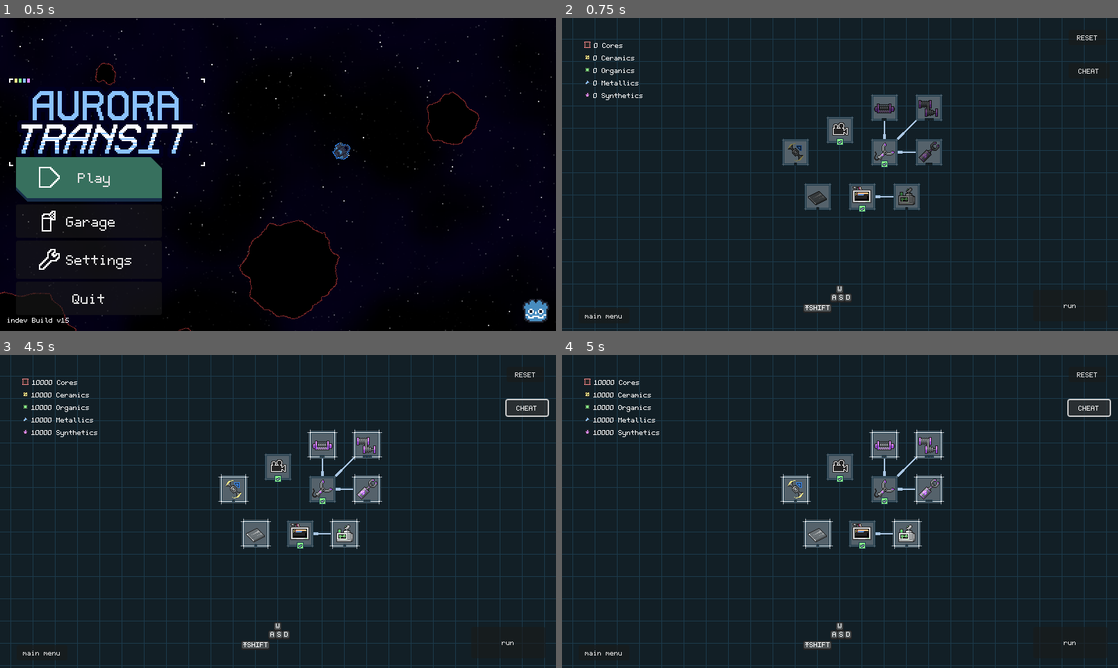
Above: before the commit, frames 1-4 (two rows, left to right).
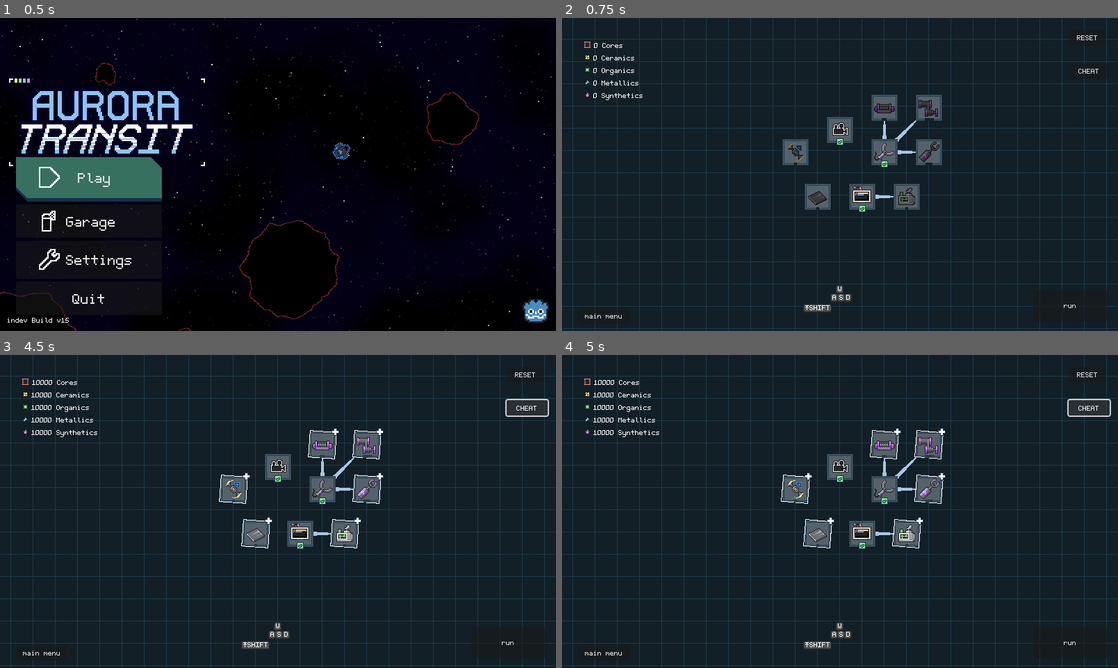
Above: after the commit, the same moments.

Repository: A5TR0spud/asterdrift_redshift
Game: Godot game, scene res://Scenes/Menus/main_menu.tscn
The game is run twice, just before and just after one commit, with the same random seed, the same clock (stepped at 60 frames per second) and the same inputs.
Inputs:
- Up to frame 1 (0.5 s): no input
- Up to frame 2 (0.75 s): click "Play" at 0.5 s
- Up to frame 3 (4.5 s): click "RESET" at 1.25 s; click "run" at 2 s; click "terminate run" at 2.75 s; click "Return To Hangar" at 3.5 s; click "CHEAT" at 4.25 s
- Up to frame 4 (5 s): no input

Frame 1 is identical in both runs. In frame 2, less than 0.1% of the frame differs, in the area x 39-69%, y 24-62%; in frame 3, 0.7%, in the area x 39-69%, y 23-63%; in frame 4, 0.7%.

Commit message:
IsAvailable, BERTHA Visuals

Diff:
--- a/Scenes/Hangar/UpgradeIcon/is_available_icon.gd
+++ b/Scenes/Hangar/UpgradeIcon/is_available_icon.gd
@@ -8,6 +8,6 @@
 
 func _process(delta):
 	time += delta
-	rotation_degrees = 1 * sin(time * 1.0)
+	rotation_degrees = 5.0 * sin(time * 1.0)
 	scale.x = 0.9825 + 0.05 * cos(time * 0.5)
 	scale.y = 0.9825 + 0.05 * cos(time * 0.5)
--- a/Scenes/Hangar/UpgradeIcon/upgrade.tscn
+++ b/Scenes/Hangar/UpgradeIcon/upgrade.tscn
@@ -6,9 +6,11 @@
 [ext_resource type="Texture2D" uid="uid://cva52tx1dsqss" path="res://Assets/Hangar/Upgrades/Meta/AvailableIcon.png" id="3_yu8kn"]
 [ext_resource type="PackedScene" uid="uid://dl5fg1ej0bimi" path="res://Scenes/Utilities/ResourceScore/resource_counter.tscn" id="5_g1xj2"]
 [ext_resource type="Texture2D" uid="uid://b7jakho75cv5" path="res://Assets/Hangar/Upgrades/Meta/BackgroundFrame.png" id="5_hjdey"]
+[ext_resource type="Texture2D" uid="uid://t2dy8guaquev" path="res://Assets/Hangar/Upgrades/Meta/AvailableOverlay.png" id="8_biqq0"]
 [ext_resource type="Texture2D" uid="uid://c2yjrmcysqnsd" path="res://Assets/Hangar/Upgrades/Meta/Background.png" id="8_djbwo"]
 [ext_resource type="Script" path="res://Statics/Materials.gd" id="8_nu5sk"]
 [ext_resource type="Texture2D" uid="uid://6tvchvpt787c" path="res://Assets/Hangar/Upgrades/Meta/BooleanIconFalse.png" id="8_wx1m0"]
+[ext_resource type="Script" path="res://Scenes/Hangar/UpgradeIcon/is_available_icon.gd" id="9_oe046"]
 [ext_resource type="FontFile" uid="uid://bj06oub24ay2o" path="res://Assets/Font/Aster.ttf" id="10_sd7c2"]
 
 [sub_resource type="Resource" id="Resource_0h8lx"]
@@ -87,6 +89,7 @@
 
 [sub_resource type="LabelSettings" id="LabelSettings_uohsn"]
 font = ExtResource("10_sd7c2")
+font_color = Color(1, 0.7, 0.7, 1)
 
 [sub_resource type="StyleBoxFlat" id="StyleBoxFlat_1jsna"]
 bg_color = Color(0.109804, 0.227451, 0.294118, 1)
@@ -104,7 +107,7 @@
 font = ExtResource("10_sd7c2")
 
 [sub_resource type="Curve" id="Curve_76xhg"]
-_data = [Vector2(0, 0), 0.0, 1.0, 0, 1, Vector2(1, 1), 1.0, 0.0, 1, 0]
+_data = [Vector2(0, 0), 0.0, 1.0, 0, 1, Vector2(1, 1), 1.0, nan, 1, 1]
 point_count = 2
 
 [node name="Upgrade" type="Node2D"]
@@ -140,8 +143,14 @@
 theme_override_styles/normal = SubResource("StyleBoxEmpty_6hn16")
 
 [node name="IsAvailableIcon" type="Sprite2D" parent="MainIcon"]
-visible = false
 texture = ExtResource("3_yu8kn")
+
+[node name="IsAvailableOverlay" type="Sprite2D" parent="MainIcon/IsAvailableIcon"]
+z_index = -1
+rotation = -0.0140311
+scale = Vector2(1.03234, 1.03234)
+texture = ExtResource("8_biqq0")
+script = ExtResource("9_oe046")
 
 [node name="BooleanIcon" type="Sprite2D" parent="MainIcon"]
 visible = false
@@ -231,12 +240,11 @@
 SHOW_TEXT = false
 
 [node name="ParentLine" type="Line2D" parent="."]
-visible = false
 show_behind_parent = true
 z_index = -5
 z_as_relative = false
 points = PackedVector2Array(0, 0, 64, 64)
-width = 5.0
+width = 8.0
 width_curve = SubResource("Curve_76xhg")
 default_color = Color(0.666, 0.777, 0.888, 1)
 joint_mode = 2
--- a/Scenes/Hangar/hangar.tscn
+++ b/Scenes/Hangar/hangar.tscn
@@ -421,9 +421,9 @@
 [sub_resource type="Resource" id="Resource_qbfjt"]
 resource_local_to_scene = true
 script = ExtResource("4_fiej8")
-Metals = 10
-Ceramics = 0
-Synthetics = 30
+Metals = 16
+Ceramics = 0
+Synthetics = 40
 Organics = 0
 Components = 0
 
@@ -432,7 +432,7 @@
 script = ExtResource("4_fiej8")
 Metals = 0
 Ceramics = 0
-Synthetics = 40
+Synthetics = 58
 Organics = 20
 Components = 0
 
@@ -1242,7 +1242,7 @@
 Cost = SubResource("Resource_bjsy7")
 
 [node name="Magnet" parent="Camera2D/TechTree/TopRight" node_paths=PackedStringArray("PARENT_UPGRADE") instance=ExtResource("4_r883k")]
-position = Vector2(176, -160)
+position = Vector2(192, -160)
 NAME = "Electromagnet"
 DESCRIPTION = "The ship now has an electromagnet that attempts to
 attract resources and repel asteroids.
@@ -1258,7 +1258,7 @@
 Cost = SubResource("Resource_w1q67")
 
 [node name="StasisBay" parent="Camera2D/TechTree/TopRight" node_paths=PackedStringArray("PARENT_UPGRADE") instance=ExtResource("4_r883k")]
-position = Vector2(176, -224)
+position = Vector2(160, -224)
 NAME = "Stasis Bay"
 DESCRIPTION = "Applies a constant stabilizing force to
 resources in range.
@@ -1270,7 +1270,7 @@
 Cost = SubResource("Resource_d7mx3")
 
 [node name="TractorBay" parent="Camera2D/TechTree/TopRight" node_paths=PackedStringArray("PARENT_UPGRADE") instance=ExtResource("4_r883k")]
-position = Vector2(208, -288)
+position = Vector2(160, -288)
 NAME = "Tractor Bay"
 DESCRIPTION = "All resources in the stasis bay are attracted
 inward.
@@ -1294,7 +1294,7 @@
 Cost = SubResource("Resource_yighi")
 
 [node name="TractorNeedle" parent="Camera2D/TechTree/TopRight" node_paths=PackedStringArray("PARENT_UPGRADE") instance=ExtResource("4_r883k")]
-position = Vector2(96, -224)
+position = Vector2(64, -224)
 NAME = "Attractor Beam"
 DESCRIPTION = "The needle laser can now target and attract resources,
 but is only half as effective at pushing away asteroids.
@@ -1306,7 +1306,7 @@
 Cost = SubResource("Resource_lfgh2")
 
 [node name="TractorBeam" parent="Camera2D/TechTree/TopRight" node_paths=PackedStringArray("PARENT_UPGRADE") instance=ExtResource("4_r883k")]
-position = Vector2(128, -288)
+position = Vector2(64, -288)
 NAME = "Juniper Beam"
 DESCRIPTION = "The needle laser applies a resistance to
 avoid gravity-assisting resources.
@@ -1318,7 +1318,7 @@
 Cost = SubResource("Resource_fd43s")
 
 [node name="BiggerCoils" parent="Camera2D/TechTree/TopRight" node_paths=PackedStringArray("PARENT_UPGRADE") instance=ExtResource("4_r883k")]
-position = Vector2(240, -176)
+position = Vector2(256, -160)
 NAME = "Bigger Coils"
 DESCRIPTION = "Increases range by +1 unit."
 INTERNAL_NAME = "BiggerCoil"
@@ -1327,7 +1327,7 @@
 Cost = SubResource("Resource_oudbb")
 
 [node name="StrongerCoil" parent="Camera2D/TechTree/TopRight" node_paths=PackedStringArray("PARENT_UPGRADE") instance=ExtResource("4_r883k")]
-position = Vector2(240, -224)
+position = Vector2(224, -224)
 NAME = "Fine Wire"
 DESCRIPTION = "Doubles the force behind the magnet and
 related functions."
@@ -1357,7 +1357,7 @@
 Cost = SubResource("Resource_kk1ec")
 
 [node name="ResourceChangelog" parent="Camera2D/TechTree/TopRight" node_paths=PackedStringArray("PARENT_UPGRADE") instance=ExtResource("4_r883k")]
-position = Vector2(256, -112)
+position = Vector2(192, -32)
 NAME = "Inventory Audit"
 DESCRIPTION = "Displays recent resource actions,
 and the source of such action."
@@ -1367,18 +1367,18 @@
 Cost = SubResource("Resource_15g7d")
 
 [node name="BiggerBay" parent="Camera2D/TechTree/TopRight" node_paths=PackedStringArray("PARENT_UPGRADE") instance=ExtResource("4_r883k")]
-position = Vector2(192, -32)
+position = Vector2(256, -96)
 NAME = "Bigger Bay"
 DESCRIPTION = "Increases maximum bay resources from
 10 to 30."
 INTERNAL_NAME = "BiggerBay"
 SPRITE = ExtResource("47_2jjq7")
-PARENT_UPGRADE = NodePath("../HookPropel")
+PARENT_UPGRADE = NodePath("../ResourceMonitor")
 Cost = SubResource("Resource_1t1pc")
 
 [node name="BERTHA" parent="Camera2D/TechTree/TopRight" node_paths=PackedStringArray("PARENT_UPGRADE") instance=ExtResource("4_r883k")]
-position = Vector2(256, -64)
-NAME = "BERTHA"
+position = Vector2(320, -128)
+NAME = "B.E.R.T.H.A."
 DESCRIPTION = "Further increases maximum bay resources
 by +30."
 INTERNAL_NAME = "BERTHA"
@@ -1387,7 +1387,7 @@
 Cost = SubResource("Resource_qbfjt")
 
 [node name="SplitBay" parent="Camera2D/TechTree/TopRight" node_paths=PackedStringArray("PARENT_UPGRADE") instance=ExtResource("4_r883k")]
-position = Vector2(256, -16)
+position = Vector2(320, -80)
 NAME = "Compartmentalization"
 DESCRIPTION = "All resources can individually reach the cap.
 Halves the cap of resources."
--- a/Scenes/Player/Player.tscn
+++ b/Scenes/Player/Player.tscn
@@ -253,7 +253,7 @@
 texture = ExtResource("12_m2iy2")
 
 [node name="Blinkers" type="Sprite2D" parent="ShipVisuals"]
-self_modulate = Color(0, 0, 0, 1)
+self_modulate = Color(1, 0, 0, 1)
 z_index = 6
 texture = ExtResource("9_mirtk")
 script = ExtResource("4_tpib4")
--- a/Scenes/World/Decoration/comet.gd
+++ b/Scenes/World/Decoration/comet.gd
@@ -11,8 +11,8 @@
 
 
 func _on_killed():
-	if ResourcesLeft > 1:
-		Mine(global_position, 1)
+	while ResourcesLeft > 1:
+		Mine(global_position + Vector2.RIGHT.rotated(randf() * 3.14159265) * Radius * (randf() * 0.5 + 0.5), 1)
 	queue_free()
 
 
--- a/Scenes/World/Decoration/comet.tscn
+++ b/Scenes/World/Decoration/comet.tscn
@@ -21,7 +21,7 @@
 shader_parameter/outline_color = Color(0.45098, 0.141176, 0.141176, 1)
 shader_parameter/fill_corners = true
 shader_parameter/outline = true
-shader_parameter/inline = true
+shader_parameter/inline = false
 
 [node name="Comet" type="RigidBody2D"]
 collision_mask = 7
Binary file changed: Assets/Hangar/Upgrades/BERTHA.png
Binary file changed: Assets/Hangar/Upgrades/Meta/AvailableIcon.png
Binary file added: Assets/Hangar/Upgrades/Meta/AvailableOverlay.png
Not shown, added: Assets/Hangar/Upgrades/Meta/AvailableOverlay.png.import
Binary file changed: Assets/Hangar/Upgrades/Meta/Background.png
Binary file changed: Assets/Hangar/Upgrades/Meta/BackgroundFrame.png
Binary file changed: Assets/Hangar/Upgrades/SplitBay.png
Not shown: 1 places in Scenes/Hangar/UpgradeIcon/upgrade.tscn that only renumber resources
Not shown: 2 places in Scenes/World/Decoration/asteroid.tscn that only renumber resources
Not shown, changed: CHANGELOG.md
